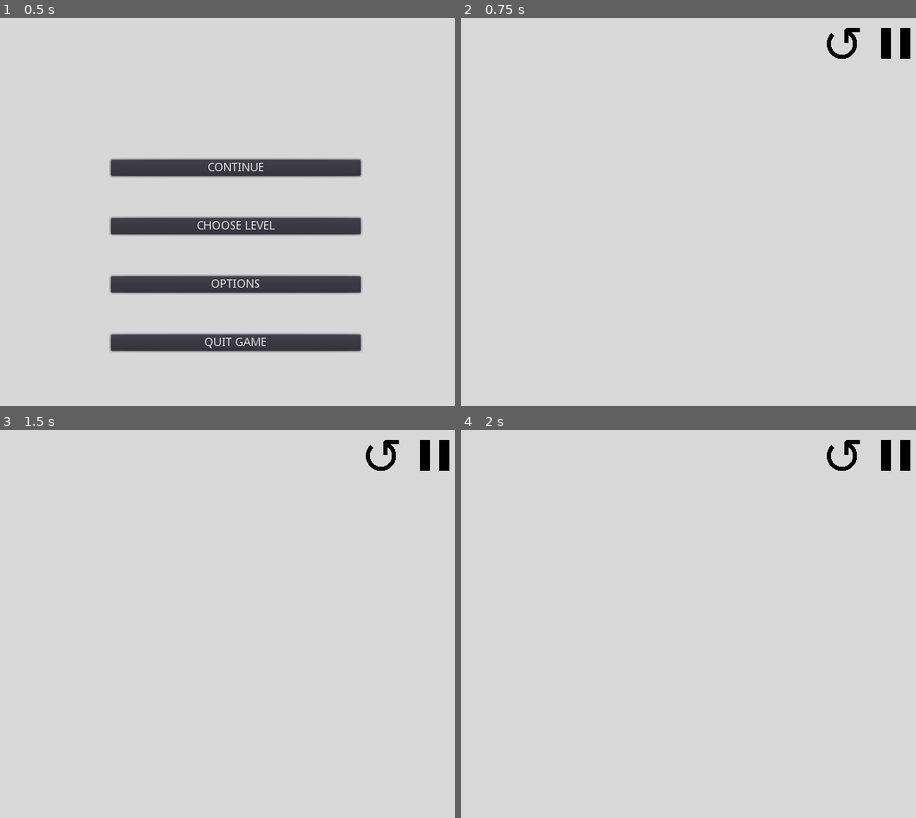
Above: before the commit, frames 1-4 (two rows, left to right).
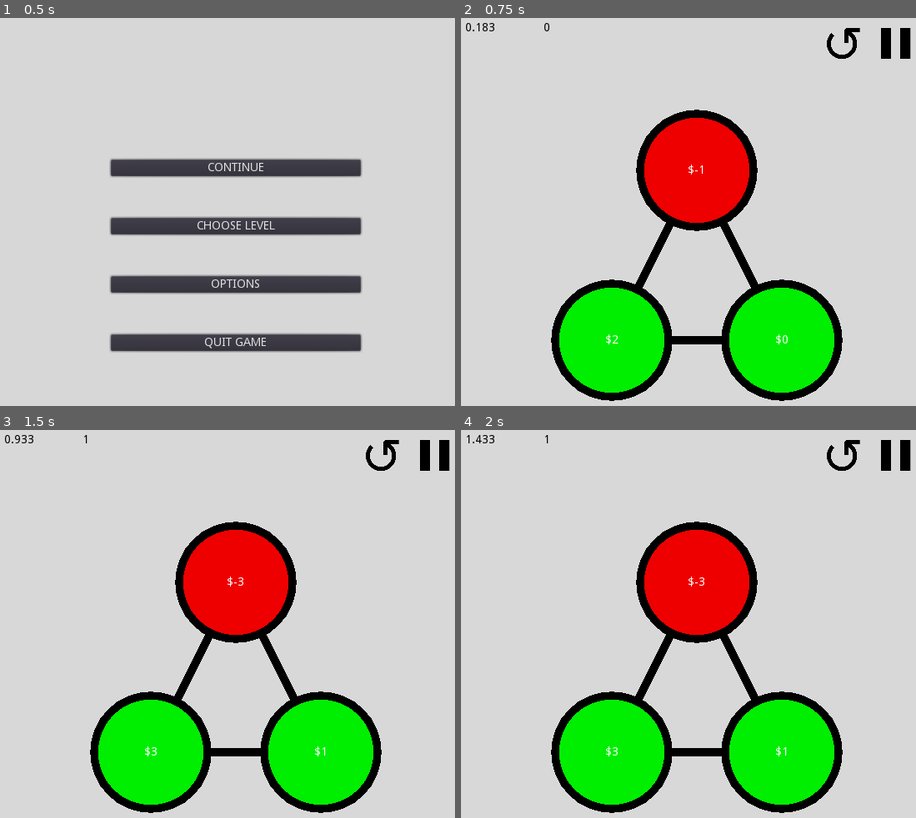
Above: after the commit, the same moments.

Repository: Inglo-Games/dollar-shuffle
Game: Godot game, scene res://scenes/main_menu.tscn
Same seed, same stepped clock (60 frames per second), same inputs: the game is played once before the commit and once after it.
Inputs:
- Up to frame 1 (0.5 s): no input
- Up to frame 2 (0.75 s): click "CONTINUE" at 0.5 s
- Up to frame 3 (1.5 s): click "CONTINUE" at 1.25 s
- Up to frame 4 (2 s): no input

Frame 1 is identical in both runs. In frame 2, 20% of the frame differs, in the area x 1-84%, y 1-99%; in frame 3, 20%; in frame 4, 20%.

Commit message:
Changing level class to inherit Control

Diff:
--- a/scripts/level.gd
+++ b/scripts/level.gd
@@ -1,4 +1,4 @@
-extends Node2D
+extends Control
 
 # UI Elements
 onready var timer = get_node("timer")
